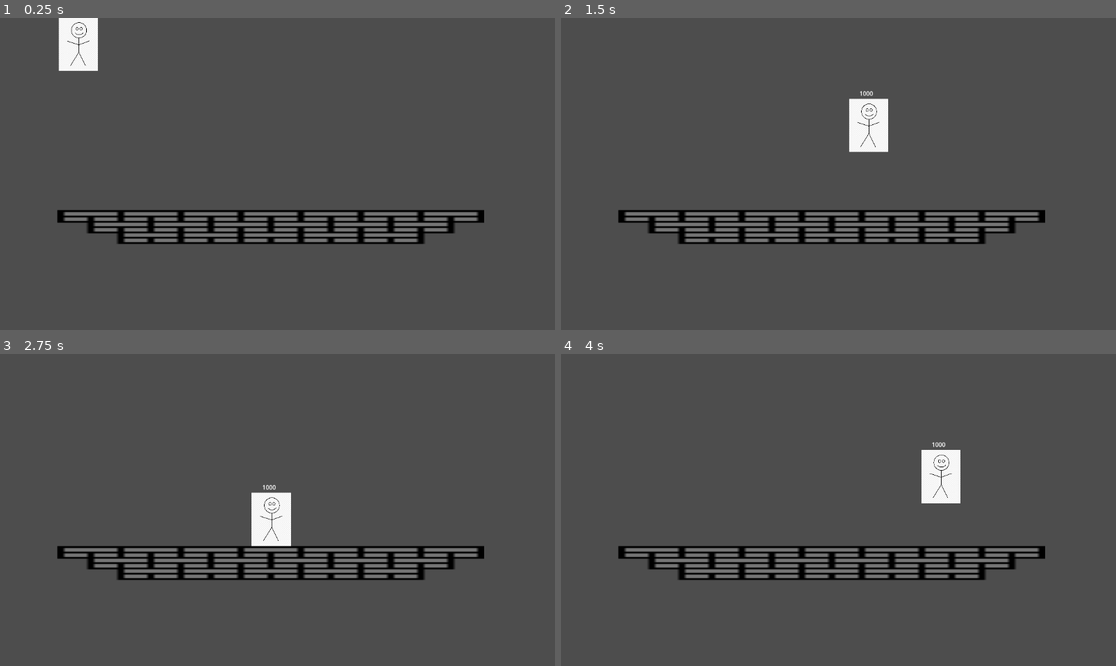
Above: before the commit, frames 1-4 (two rows, left to right).
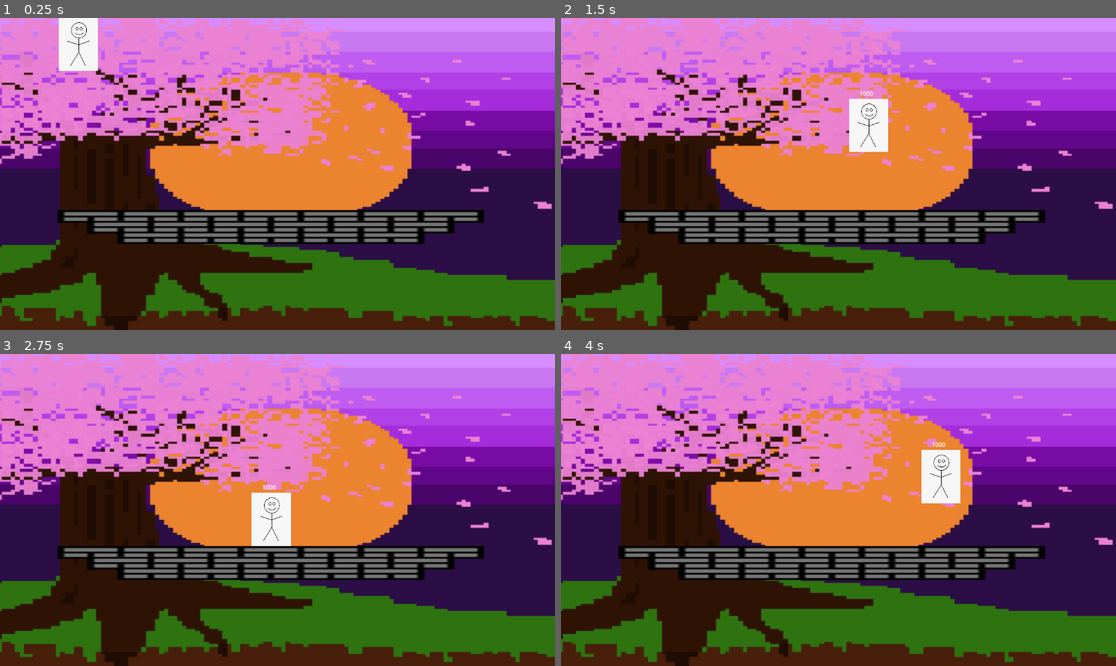
Above: after the commit, the same moments.

Repository: Iemonaide/fightinggame
Game: Godot game, scene res://scenes/game.tscn
The game is run twice, just before and just after one commit, with the same random seed, the same clock (stepped at 60 frames per second) and the same inputs.
Inputs (mouse positions are in pixels of both pictures, inside the frame that each line leads up to):
- Up to frame 1 (0.25 s): no input
- Up to frame 2 (1.5 s): move the mouse to (960, 158) at 0.52 s; press the mouse at (960, 158) at 0.53 s; hold D (right) from 0.53 s (still down); tap Space (jump) at 0.77 s; move the mouse to (727, 189) at 1.27 s; release the mouse at (727, 189) at 1.28 s; click (727, 189) at 1.35 s
- Up to frame 3 (2.75 s): tap Space (jump) at 1.52 s; move the mouse to (333, 441) at 2.02 s; release D (right) at 2.03 s; press the mouse at (333, 441) at 2.03 s; hold A (left) from 2.03 s (still down)
- Up to frame 4 (4 s): move the mouse to (810, 572) at 2.77 s; release A (left) at 2.78 s; release the mouse at (810, 572) at 2.78 s; hold D (right) from 2.78 s (still down); click (810, 572) at 2.85 s; tap Space (jump) at 3.02, 3.77 s; move the mouse to (1005, 556) at 3.52 s; press the mouse at (1005, 556) at 3.53 s

The runs differ from the first frame. In frame 1, 92% of the frame differs, in the area x 0-100%, y 0-100%; in frame 2, 92%; in frame 3, 92%; in frame 4, 92%.

Commit message:
batter up!!
better (worse) bg but the resolution isnt awful!!!!111!1111

Diff:
--- a/fightinggame/scenes/game.tscn
+++ b/fightinggame/scenes/game.tscn
@@ -1,9 +1,15 @@
-[gd_scene load_steps=3 format=3 uid="uid://cctvitcnrt3e4"]
+[gd_scene load_steps=4 format=3 uid="uid://cctvitcnrt3e4"]
 
+[ext_resource type="Texture2D" uid="uid://b67xkdqua1bn4" path="res://assets/CherryBG.png" id="1_lnu2h"]
 [ext_resource type="PackedScene" uid="uid://dh72t1hp32wo7" path="res://scenes/character_body_2d.tscn" id="1_uwrxv"]
-[ext_resource type="PackedScene" path="res://scenes/tempplatform.tscn" id="2_yqjtg"]
+[ext_resource type="PackedScene" uid="uid://cf2xr2pt1g2k8" path="res://scenes/tempplatform.tscn" id="2_yqjtg"]
 
 [node name="Game" type="Node2D"]
+
+[node name="CherryBg" type="Sprite2D" parent="."]
+position = Vector2(620, 472)
+scale = Vector2(2.7, 2.7)
+texture = ExtResource("1_lnu2h")
 
 [node name="temporaryfella" parent="." instance=ExtResource("1_uwrxv")]
 
Binary file changed: fightinggame/assets/CherryBG.png
Not shown, changed: fightinggame/assets/CherryBG.png.import
